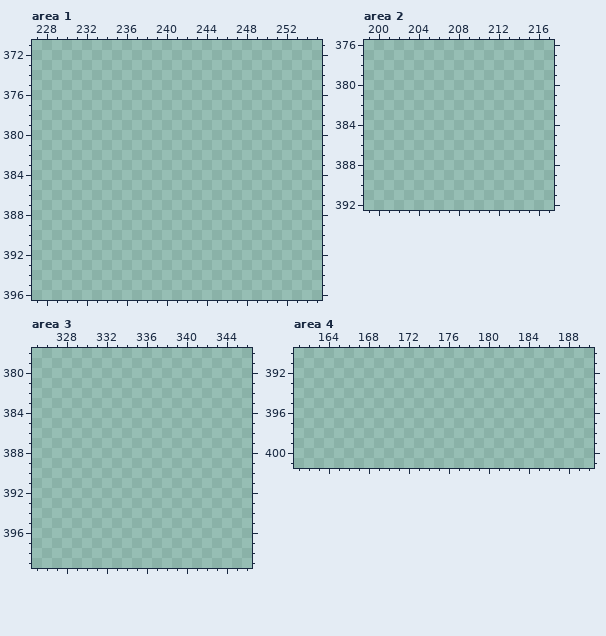
Two versions of one pixel-art file, gfx/misc.aseprite. Above is the file before it was changed.
1024x576 pixels, 1 frame. Colours within 5 levels of each other are drawn and written as one. Shown: area 1: x 227..255, y 371..396; area 2: x 199..217, y 376..392; area 3: x 325..346, y 378..399; area 4: x 161..190, y 390..401. The commit also changed other parts of the picture, which this record leaves out.
New version:
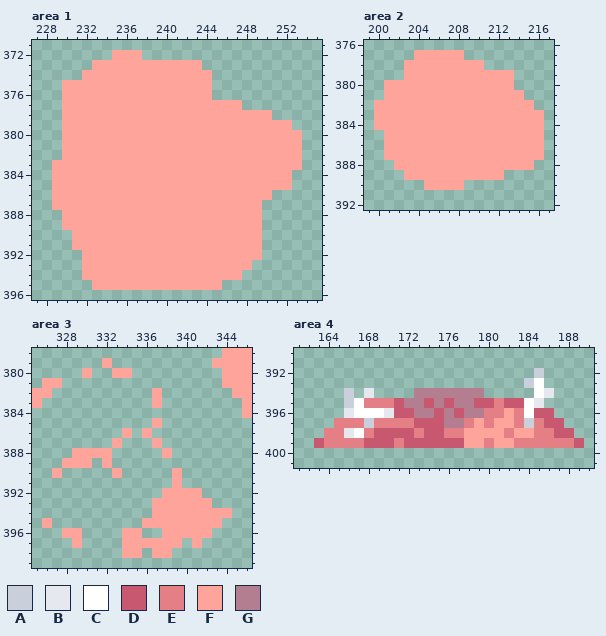
Palette (. is transparent): A #c9cfdb  B #e5e8ee  C #ffffff  D #c85870  E #e47f86  F #fea49a  G #b37e8f
Edits made:
Area 1:
y 372: x 235..237 ... -> FFF
y 373: x 233..243 ........... -> FFFFFFFFFFF
y 374: x 232..244 ............. -> FFFFFFFFFFFFF
y 375..376: x 230..244 ............... -> FFFFFFFFFFFFFFF
y 377: x 230..247 .................. -> FFFFFFFFFFFFFFFFFF
y 378: x 230..250 ..................... -> FFFFFFFFFFFFFFFFFFFFF
y 379: x 230..252 ....................... -> FFFFFFFFFFFFFFFFFFFFFFF
y 380..382: x 230..253 ........................ -> FFFFFFFFFFFFFFFFFFFFFFFF
y 383: x 229..253 ......................... -> FFFFFFFFFFFFFFFFFFFFFFFFF
y 384..385: x 229..252 ........................ -> FFFFFFFFFFFFFFFFFFFFFFFF
y 386: x 229..250 ...................... -> FFFFFFFFFFFFFFFFFFFFFF
y 387: x 229..249 ..................... -> FFFFFFFFFFFFFFFFFFFFF
y 388..389: x 230..249 .................... -> FFFFFFFFFFFFFFFFFFFF
y 390..391: x 231..249 ................... -> FFFFFFFFFFFFFFFFFFF
y 392: x 232..249 .................. -> FFFFFFFFFFFFFFFFFF
y 393: x 232..248 ................. -> FFFFFFFFFFFFFFFFF
y 394: x 232..247 ................ -> FFFFFFFFFFFFFFFF
y 395: x 233..245 ............. -> FFFFFFFFFFFFF
Area 2:
y 377: x 204..208 ..... -> FFFFF
y 378: x 203..210 ........ -> FFFFFFFF
y 379: x 203..213 ........... -> FFFFFFFFFFF
y 380: x 201..213 ............. -> FFFFFFFFFFFFF
y 381: x 201..214 .............. -> FFFFFFFFFFFFFF
y 382: x 200..215 ................ -> FFFFFFFFFFFFFFFF
y 383..384: x 200..216 ................. -> FFFFFFFFFFFFFFFFF
y 385..387: x 201..216 ................ -> FFFFFFFFFFFFFFFF
y 388: x 202..215 .............. -> FFFFFFFFFFFFFF
y 389: x 203..212 .......... -> FFFFFFFFFF
y 390: x 205..208 .... -> FFFF
Area 3:
y 378: x 344..346 ... -> FFF
y 379: x 332 . -> F; x 343..346 .... -> FFFF
y 380: x 330 . -> F; x 333..334 .. -> FF; x 344..346 ... -> FFF
y 381: x 326..327 .. -> FF; x 344..346 ... -> FFF
y 382: x 325..326 .. -> FF; x 337 . -> F; x 345..346 .. -> FF
y 383: x 325 . -> F; x 337 . -> F; x 346 . -> F
y 384: x 346 . -> F
y 385: x 337 . -> F
y 386: x 334 . -> F; x 336 . -> F
y 387: x 333 . -> F; x 337 . -> F
y 388: x 329..332 .... -> FFFF; x 338 . -> F
y 389: x 328..330 ... -> FFF; x 332 . -> F
y 390: x 327 . -> F; x 333 . -> F; x 339 . -> F
y 391: x 339 . -> F
y 392: x 338..341 .... -> FFFF
y 393: x 337..342 ...... -> FFFFFF
y 394: x 337..344 ........ -> FFFFFFFF
y 395: x 326 . -> F; x 336..343 ........ -> FFFFFFFF
y 396: x 328..329 .. -> FF; x 334..335 .. -> FF; x 338..342 ..... -> FFFFF
y 397: x 329 . -> F; x 334..339 ...... -> FFFFFF; x 341 . -> F
y 398: x 334..335 .. -> FF; x 337..338 .. -> FF
Area 4:
y 392: x 185 . -> A
y 393: x 184..185 .. -> AC
y 394: x 166 . -> A; x 168 . -> B; x 173..179 ....... -> GGGGGGG; x 185..186 .. -> CB
y 395: x 166..185 .................... -> ACEEEDGGDGDGGDDEDDCB
y 396: x 166..186 ..................... -> BCCCBDDGGDGDGGEEFECDD
y 397: x 165..187 ....................... -> EEEAEEEEDDDGGEFEFFEAEDD
y 398: x 164..188 ......................... -> EEBCEDDDDEDDEEFFFFEFFEEDD
y 399: x 163..189 ........................... -> DEEEEDDDEDDDDDDFFEFFEEEEEED
Changed places in both pictures, as pixel boxes (x1, y1, x2, y2):
added: (52, 50, 302, 290)
added: (374, 50, 544, 190)
added: (32, 348, 252, 558)
added: (314, 368, 584, 448)
